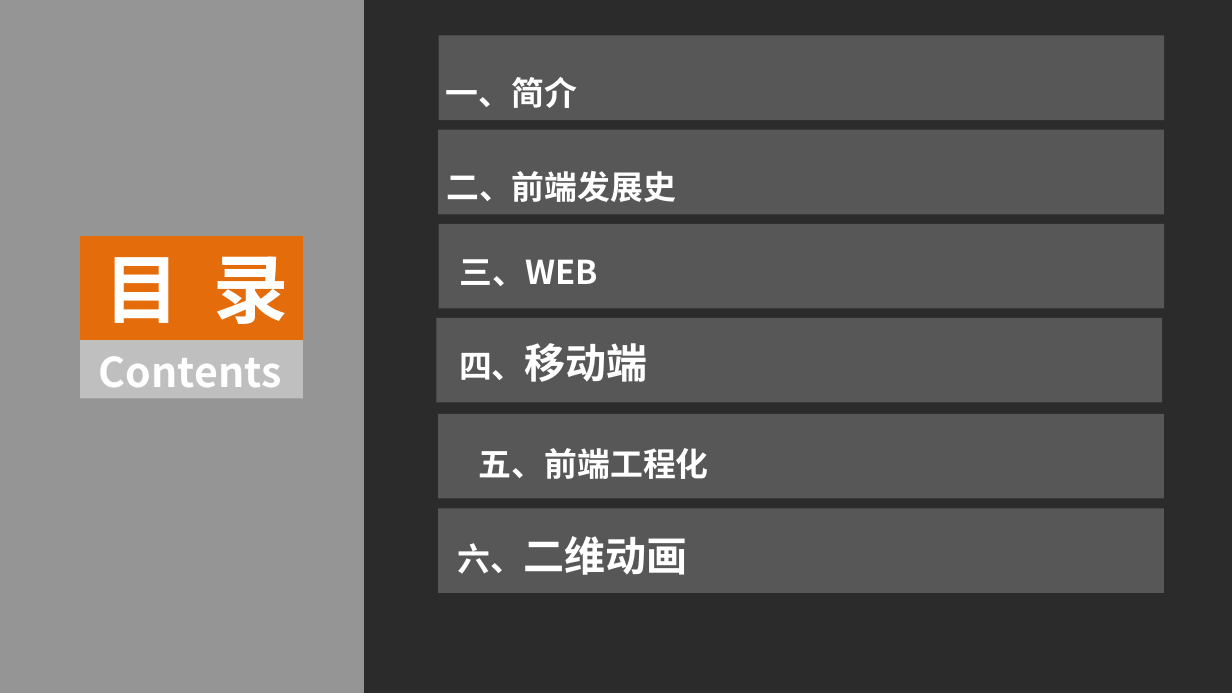
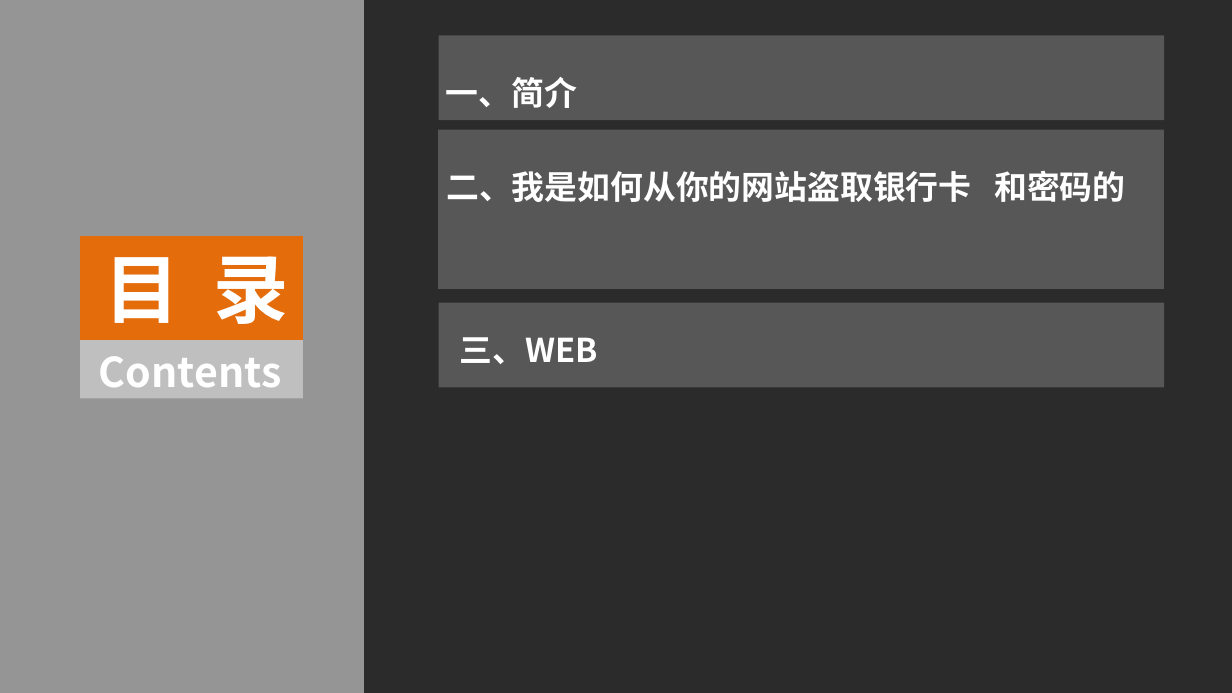
Before and after one commit to luke93h/git-blog, a slide deck: slide 2 of src/npm木马.pptx. Drawn at 1232x693 pixels with LibreOffice and Linux fonts; fonts in the diff are those of the drawing; background and template pictures are left out; a plain dark background stands for a picture behind light text. Boxes give left, top, right and bottom in pixels: in the first picture for what was removed or moved away, otherwise in the second. Text is boxed around its words. In the diff, an @@ line names an element or a change of style, - is before the commit and + after.

Commit message:
update

```diff
--- a/src/npm木马.pptx
+++ b/src/npm木马.pptx
@@ rectangle resized from (x1=439, y1=129, x2=1164, y2=214) to (x1=439, y1=129, x2=1164, y2=288) @@
@@ text at (x1=446, y1=171, x2=1125, y2=202): text changed @@
-二、前端发展史
+二、我是如何从你的网站盗取银行卡 和密码的
@@ rectangle removed at (x1=436, y1=318, x2=1162, y2=403) @@
@@ rectangle moved from (x1=439, y1=224, x2=1164, y2=309) to (x1=439, y1=303, x2=1164, y2=388) @@
@@ text "三、web" moved from (x1=460, y1=259, x2=598, y2=286) to (x1=460, y1=337, x2=598, y2=364) @@
@@ text removed at (x1=459, y1=343, x2=648, y2=382) @@
-四、移动端
@@ rectangle removed at (x1=439, y1=414, x2=1164, y2=499) @@
@@ text removed at (x1=479, y1=448, x2=709, y2=479) @@
-五、前端工程化
@@ rectangle removed at (x1=439, y1=509, x2=1164, y2=594) @@
@@ text removed at (x1=458, y1=536, x2=687, y2=575) @@
-六、二维动画
```
Also in this commit, not shown: 1 other slide changed, 8 slides added, 49 slides removed.
